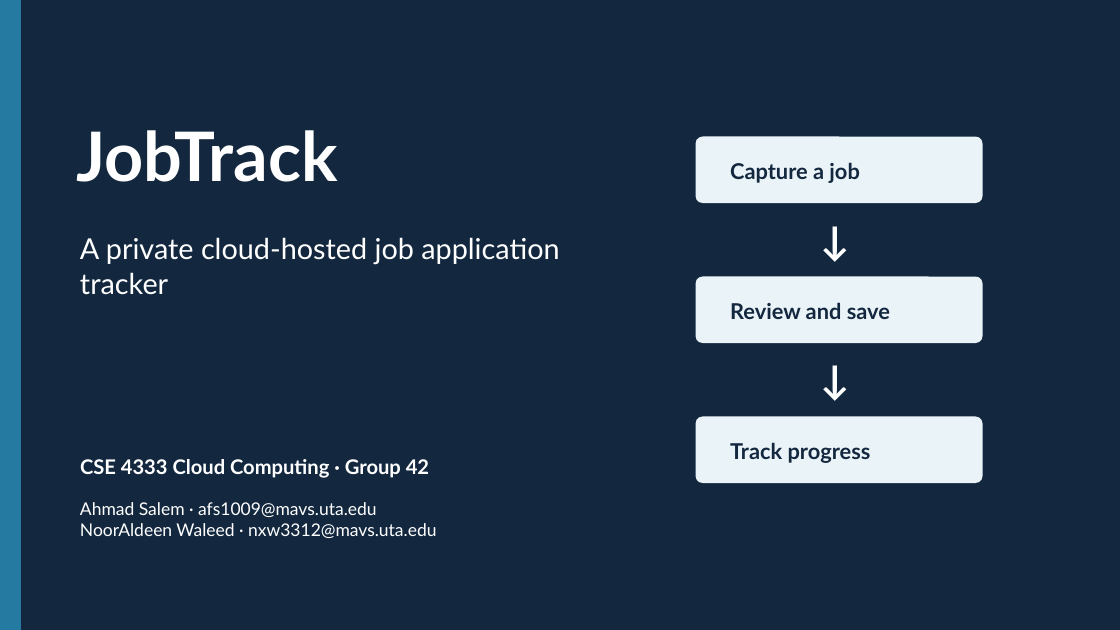
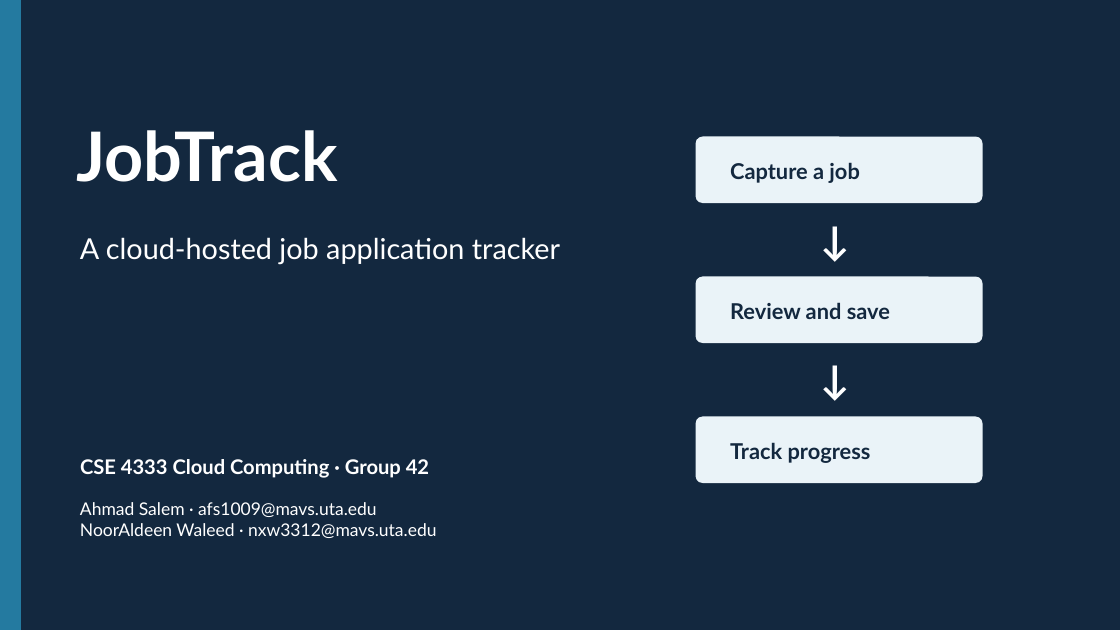
Before and after one commit to ReliWALEE/jobtrack-midpoint, a slide deck: slide 1 of deliverables/Group42-JobTrack.pptx. Drawn at 1120x630 pixels with LibreOffice and Linux fonts; fonts in the diff are those of the drawing. Boxes give left, top, right and bottom in pixels: in the first picture for what was removed or moved away, otherwise in the second. Text is boxed around its words. In the diff, an @@ line names an element or a change of style, - is before the commit and + after.

```diff
--- a/deliverables/Group42-JobTrack.pptx
+++ b/deliverables/Group42-JobTrack.pptx
@@ text at <box>80,237,560,265</box>: text changed @@
-A private cloud-hosted job application tracker
+A cloud-hosted job application tracker
```
Also in this commit, not shown: 3 other slides changed, 14 other files.
